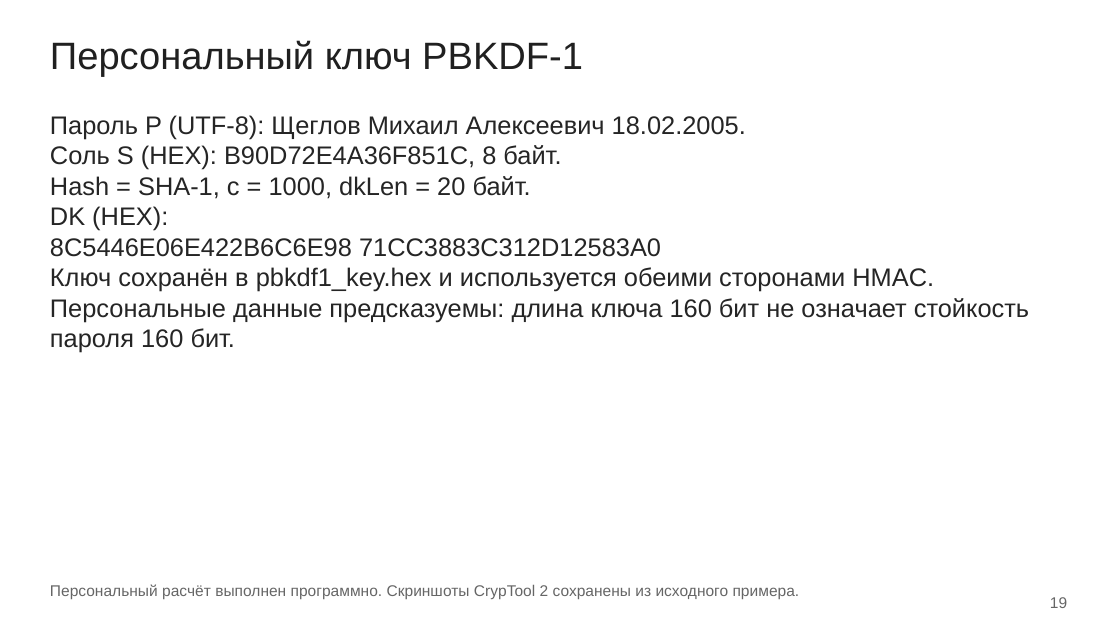
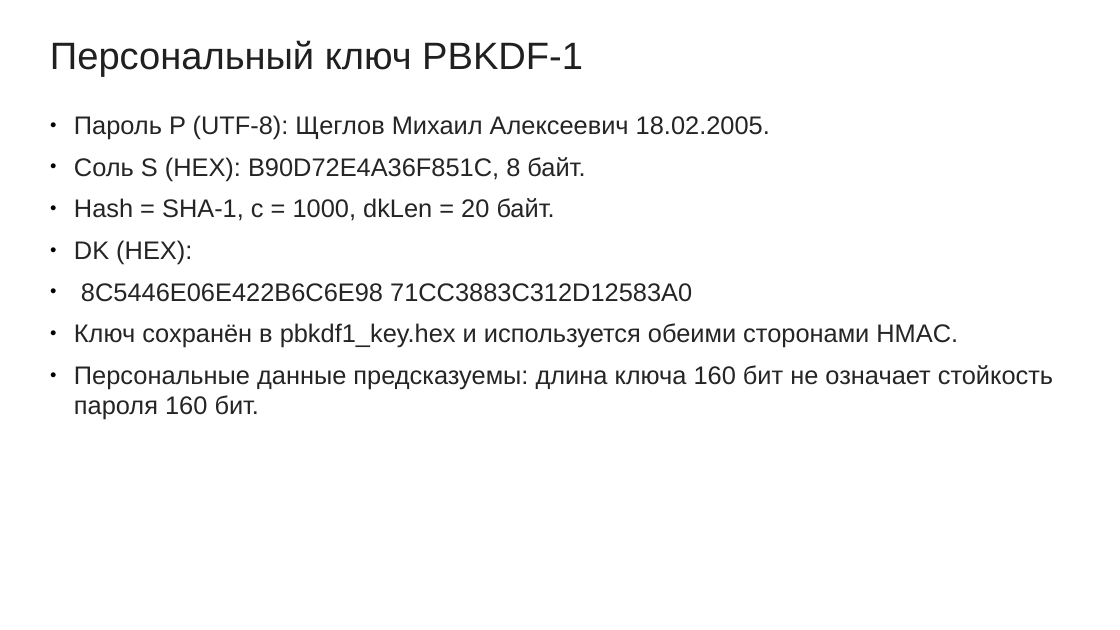
Before and after one commit to mikhailshceglov/sem7, a slide deck: slide 28 of crypto/lab4/Щеглов_3381_ЛР4.odp (slide 27 before the commit). Drawn at 1120x630 pixels with LibreOffice and Linux fonts; fonts in the diff are those of the drawing. Boxes give left, top, right and bottom in pixels: in the first picture for what was removed or moved away, otherwise in the second. Text is boxed around its words. In the diff, an @@ line names an element or a change of style, - is before the commit and + after.

```diff
--- a/crypto/lab4/Щеглов_3381_ЛР4.odp
+++ b/crypto/lab4/Щеглов_3381_ЛР4.odp
@@ text "Пароль P (UTF-8): Щеглов Михаил ..." at (x1=74, y1=115, x2=1053, y2=420): bullet none to ●; more space between paragraphs @@
@@ text removed at (x1=50, y1=584, x2=800, y2=599) @@
-Персональный расчёт выполнен программно. Скриншоты CrypTool 2 сохранены из исходного примера.
@@ text removed at (x1=1050, y1=597, x2=1067, y2=608) @@
-19
```
Also in this commit, not shown: 20 other slides changed, 3 slides added, 2 slides removed, 6 other files.
